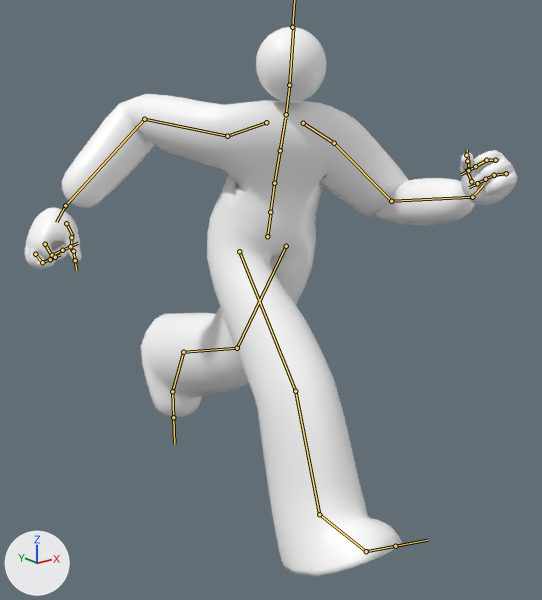
Before and after pictures for a commit that changed the glTF model public/gltf-anime/runing.gltf.
Rendered twice from a 50 mm camera at (-146.1, -184.6, 154.1) aimed at (-2.0, -4.5, 82.1). The lights are fixed; the arrows at lower left show +X, +Y and +Z. Both versions are drawn at frame 10 of the action 'runing'; the numbers are the values there. The bones that bend it are drawn over the model as lines.

In view in the first picture: 'body_mdl', 'hands_L_mdl', 'hands_R_mdl', 'head_mdl'.
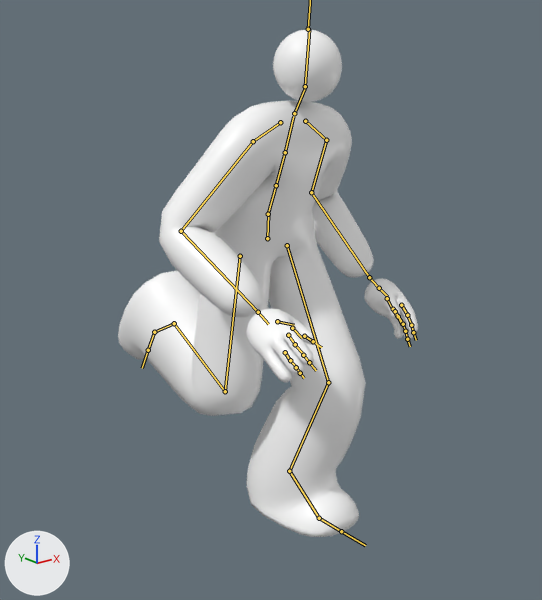
What differs and where, as boxes (x1, y1, x2, y2) in the pictures (542 x 600 px):
'body_mdl', posed (38% narrower, 10% shorter): before (61, 94, 475, 576); after (118, 101, 374, 537)
'hands_R_mdl', posed (24% wider, 19% taller): before (25, 207, 82, 269); after (246, 308, 317, 382)
'head_mdl', posed: before (256, 27, 326, 103); after (273, 30, 342, 102)
'hands_L_mdl', posed (7% narrower, 9% taller): before (460, 150, 517, 206); after (365, 278, 418, 339)
bone 'mixamorig:Hips', root to tip: before (267, 236) to (271, 212); after (267, 238) to (268, 214)
bone 'mixamorig:Spine', root to tip: before (270, 212) to (274, 183); after (268, 214) to (276, 185)
bone 'mixamorig:Spine1', root to tip: before (274, 183) to (280, 150); after (276, 185) to (285, 152)
bone 'mixamorig:Spine2', root to tip: before (280, 150) to (285, 118); after (285, 152) to (293, 116)
bone 'mixamorig:Neck', root to tip: before (286, 114) to (289, 85); after (294, 113) to (305, 87)
bone 'mixamorig:Head', root to tip: before (289, 85) to (293, 27); after (305, 86) to (309, 29)
bone 'mixamorig:LeftShoulder', root to tip: before (303, 123) to (334, 143); after (305, 121) to (326, 140)
bone 'mixamorig:LeftArm', root to tip: before (334, 143) to (391, 201); after (326, 140) to (311, 192)
bone 'mixamorig:LeftForeArm', root to tip: before (391, 201) to (472, 197); after (311, 192) to (369, 277)
bone 'mixamorig:LeftHand', root to tip: before (472, 197) to (483, 184); after (369, 277) to (381, 290)
bone 'mixamorig:LeftHandThumb1', root to tip: before (471, 181) to (466, 168); after (379, 288) to (387, 296)
bone 'mixamorig:LeftHandIndex1', root to tip: before (495, 160) to (486, 160); after (401, 305) to (407, 315)
bone 'mixamorig:LeftHandIndex2', root to tip: before (486, 160) to (475, 166); after (407, 315) to (411, 325)
bone 'mixamorig:LeftHandMiddle1', root to tip: before (506, 173) to (494, 175); after (395, 311) to (403, 324)
bone 'mixamorig:LeftHandMiddle2', root to tip: before (494, 175) to (485, 179); after (403, 324) to (405, 331)
bone 'mixamorig:RightShoulder', root to tip: before (266, 122) to (227, 136); after (280, 122) to (253, 141)
bone 'mixamorig:RightArm', root to tip: before (227, 136) to (144, 119); after (253, 141) to (181, 231)
bone 'mixamorig:RightForeArm', root to tip: before (144, 119) to (65, 205); after (181, 231) to (258, 312)
bone 'mixamorig:RightHand', root to tip: before (65, 205) to (56, 222); after (258, 312) to (268, 324)
bone 'mixamorig:RightHandThumb1', root to tip: before (66, 223) to (73, 236); after (277, 321) to (294, 325)
bone 'mixamorig:RightHandThumb2', root to tip: before (71, 237) to (71, 251); after (292, 328) to (302, 338)
bone 'mixamorig:RightHandIndex1', root to tip: before (45, 244) to (51, 255); after (288, 335) to (295, 344)
bone 'mixamorig:RightHandIndex2', root to tip: before (52, 255) to (63, 250); after (295, 344) to (303, 354)
bone 'mixamorig:RightHandMiddle1', root to tip: before (35, 254) to (42, 262); after (285, 352) to (290, 361)
bone 'mixamorig:RightHandMiddle2', root to tip: before (42, 262) to (50, 259); after (290, 360) to (296, 367)
bone 'mixamorig:LeftUpLeg', root to tip: before (286, 246) to (237, 348); after (287, 245) to (328, 382)
bone 'mixamorig:LeftLeg', root to tip: before (237, 348) to (183, 352); after (328, 382) to (289, 471)
bone 'mixamorig:LeftFoot', root to tip: before (183, 352) to (172, 391); after (289, 471) to (319, 518)
bone 'mixamorig:LeftToeBase', root to tip: before (172, 391) to (173, 417); after (319, 518) to (341, 531)
bone 'mixamorig:RightUpLeg', root to tip: before (239, 251) to (295, 391); after (240, 256) to (225, 391)
bone 'mixamorig:RightLeg', root to tip: before (295, 391) to (319, 514); after (225, 391) to (174, 323)
bone 'mixamorig:RightFoot', root to tip: before (319, 514) to (366, 551); after (174, 323) to (154, 332)
bone 'mixamorig:RightToeBase', root to tip: before (366, 551) to (395, 546); after (154, 332) to (148, 350)

The edits, one by one:
Bone 'mixamorig:Hips' (bone_mixamorig_hips) moves from (0.0, -0.2, 0.5) to (-0.1, -0.8, 0.4).
Bone 'mixamorig:Hips' (bone_mixamorig_hips) turns from (8, 0, -3) to (6, -1, 2) degrees about its own x, y and z.
Bone 'mixamorig:Spine' (bone_mixamorig_spine) turns from (4, -4, 2) to (10, 8, -8) degrees about its own x, y and z.
Bone 'mixamorig:Spine1' (bone_mixamorig_spine1) turns from (9, -10, 3) to (1, 1, 2) degrees about its own x, y and z.
Bone 'mixamorig:Spine2' (bone_mixamorig_spine2) turns from (9, -10, 3) to (1, 1, 2) degrees about its own x, y and z.
Bone 'mixamorig:Neck' (bone_mixamorig_neck) turns from (-10, 5, -2) to (9, -2, -1) degrees about its own x, y and z.
Bone 'mixamorig:Head' (bone_mixamorig_head) turns from (-11, 11, -3) to (-24, -6, 3) degrees about its own x, y and z.
Bone 'mixamorig:LeftShoulder' (bone_mixamorig_leftshoulder) turns from (6, 3, 5) to (6, 6, 7) degrees about its own x, y and z.
Bone 'mixamorig:LeftArm' (bone_mixamorig_leftarm) turns from (32, -10, -7) to (51, 25, -4) degrees about its own x, y and z.
Bone 'mixamorig:LeftForeArm' (bone_mixamorig_leftforearm) turns from (-37, -28, 117) to (-9, -13, 83) degrees about its own x, y and z.
Bone 'mixamorig:LeftHand' (bone_mixamorig_lefthand) turns from (7, -8, 33) to (0, -5, 3) degrees about its own x, y and z.
Bone 'mixamorig:LeftHandThumb1' (bone_mixamorig_lefthandthumb1) turns from (8, -6, 3) to (-3, 1, -14) degrees about its own x, y and z.
Bone 'mixamorig:LeftHandIndex1' (bone_mixamorig_lefthandindex1) turns from (70, -4, -7) to (-4, -1, -9) degrees about its own x, y and z.
Bone 'mixamorig:LeftHandIndex2' (bone_mixamorig_lefthandindex2) turns from (71, -3, 0) to (-1, 0, -3) degrees about its own x, y and z.
Bone 'mixamorig:LeftHandMiddle1' (bone_mixamorig_lefthandmiddle1) turns from (61, -7, -13) to (-16, -3, -16) degrees about its own x, y and z.
Bone 'mixamorig:LeftHandMiddle2' (bone_mixamorig_lefthandmiddle2) turns from (97, -5, 1) to (31, 1, -2) degrees about its own x, y and z.
Bone 'mixamorig:RightShoulder' (bone_mixamorig_rightshoulder) turns from (-1, 0, 2) to (-1, -3, -3) degrees about its own x, y and z.
Bone 'mixamorig:RightArm' (bone_mixamorig_rightarm) turns from (15, -27, 34) to (53, -8, -3) degrees about its own x, y and z.
Bone 'mixamorig:RightForeArm' (bone_mixamorig_rightforearm) turns from (-4, 27, -77) to (-9, 14, -84) degrees about its own x, y and z.
Bone 'mixamorig:RightHand' (bone_mixamorig_righthand) turns from (17, -7, -16) to (-11, -20, -3) degrees about its own x, y and z.
Bone 'mixamorig:RightHandThumb1' (bone_mixamorig_righthandthumb1) turns from (9, 1, -11) to (-6, -1, -2) degrees about its own x, y and z.
Bone 'mixamorig:RightHandThumb2' (bone_mixamorig_righthandthumb2) turns from (-13, 5, 38) to (-16, 10, 30) degrees about its own x, y and z.
Bone 'mixamorig:RightHandIndex1' (bone_mixamorig_righthandindex1) turns from (52, -3, -6) to (-10, 0, 1) degrees about its own x, y and z.
Bone 'mixamorig:RightHandIndex2' (bone_mixamorig_righthandindex2) turns from (76, 7, -8) to (5, 0, 0) degrees about its own x, y and z.
Bone 'mixamorig:RightHandMiddle1' (bone_mixamorig_righthandmiddle1) turns from (59, 2, -7) to (-7, 0, -1) degrees about its own x, y and z.
Bone 'mixamorig:RightHandMiddle2' (bone_mixamorig_righthandmiddle2) turns from (67, 5, -9) to (2, 0, -1) degrees about its own x, y and z.
Bone 'mixamorig:LeftUpLeg' (bone_mixamorig_leftupleg) turns from (-21, -8, -4) to (33, -5, -8) degrees about its own x, y and z.
Bone 'mixamorig:LeftLeg' (bone_mixamorig_leftleg) turns from (-41, 8, 3) to (-45, -3, -5) degrees about its own x, y and z.
Bone 'mixamorig:LeftFoot' (bone_mixamorig_leftfoot) turns from (-1, -1, 0) to (17, 10, 11) degrees about its own x, y and z.
Bone 'mixamorig:LeftToeBase' (bone_mixamorig_lefttoebase) turns from (0, -5, -4) to (4, 0, 0) degrees about its own x, y and z.
Bone 'mixamorig:RightUpLeg' (bone_mixamorig_rightupleg) turns from (45, 0, 8) to (2, 1, -2) degrees about its own x, y and z.
Bone 'mixamorig:RightLeg' (bone_mixamorig_rightleg) turns from (-18, 2, -1) to (-106, 1, -2) degrees about its own x, y and z.
Bone 'mixamorig:RightFoot' (bone_mixamorig_rightfoot) turns from (6, 1, 0) to (-10, -1, 0) degrees about its own x, y and z.
Bone 'mixamorig:RightToeBase' (bone_mixamorig_righttoebase) turns from (6, -8, 14) to (0, 0, 0) degrees about its own x, y and z.
